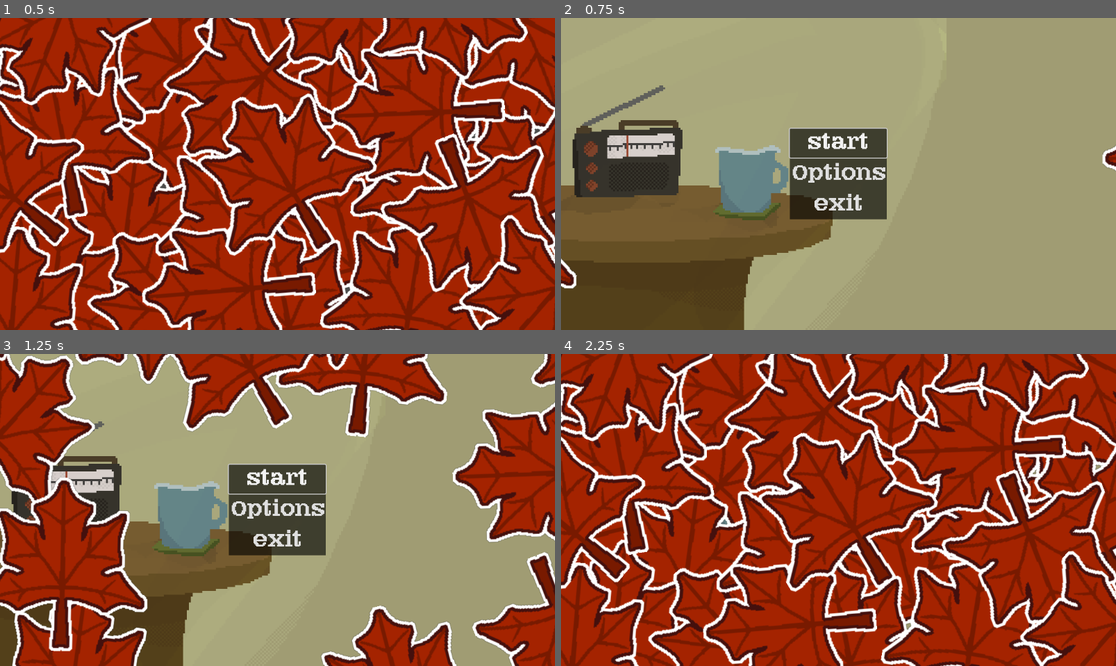
Above: before the commit, frames 1-4 (two rows, left to right).
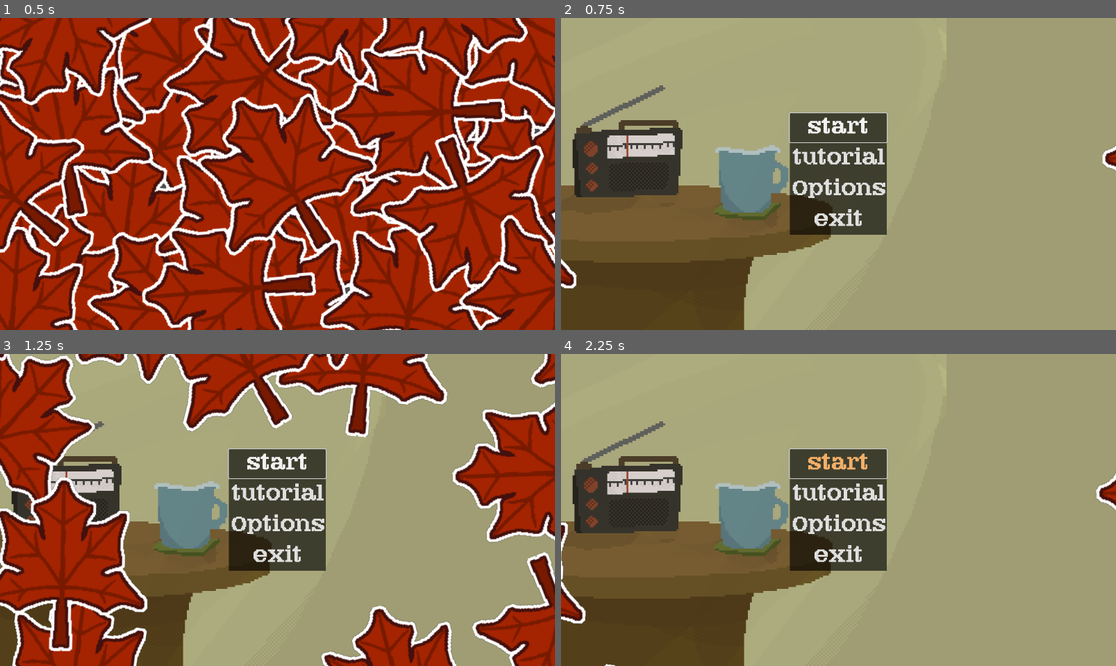
Above: after the commit, the same moments.

Repository: wewewer123/Cozy-Chaos-Fall-2025
Game: Godot game, scene res://scenes/game/GameHolder.tscn
The game is run twice, just before and just after one commit, with the same random seed, the same clock (stepped at 60 frames per second) and the same inputs.
Inputs (mouse positions are in pixels of both pictures, inside the frame that each line leads up to):
- Up to frame 1 (0.5 s): no input
- Up to frame 2 (0.75 s): tap Enter at 0.5 s; move the mouse to (960, 158) at 0.52 s; hold D (right) from 0.53 s (still down); tap T at 0.6 s; click (960, 158) at 0.67 s
- Up to frame 3 (1.25 s): keep holding D (right)
- Up to frame 4 (2.25 s): release D (right) at 1.25 s; click (838, 494) at 1.25 s, where only the run after the commit has a clickable "tutorial"; click "start" at 2 s

Frame 1 is identical in both runs. In frame 2, 3.9% of the frame differs, in the area x 41-59%, y 30-70%; in frame 3, 3.9%; in frame 4, 100%, in the area x 0-100%, y 0-100%.

Commit message:
Adds Tutorial Entry Button To Main Menu

Diff:
--- a/scenes/ui/main_menu.tscn
+++ b/scenes/ui/main_menu.tscn
@@ -90,6 +90,16 @@
 text = "start"
 flat = true
 
+[node name="tutorial" type="Button" parent="CenterContainer/Menu/CenterContainer/MenuButtonList"]
+layout_mode = 2
+focus_neighbor_bottom = NodePath("../Options")
+focus_next = NodePath("../Options")
+focus_previous = NodePath("../Exit")
+theme = ExtResource("3_hh8cs")
+theme_type_variation = &"FlatButton"
+text = "tutorial"
+flat = true
+
 [node name="Continue" type="Button" parent="CenterContainer/Menu/CenterContainer/MenuButtonList"]
 visible = false
 layout_mode = 2
@@ -466,6 +476,7 @@
 
 [connection signal="visibility_changed" from="CenterContainer/Menu" to="CenterContainer/Menu" method="_on_visibility_changed"]
 [connection signal="pressed" from="CenterContainer/Menu/CenterContainer/MenuButtonList/Start" to="CenterContainer/Menu" method="_on_start_pressed"]
+[connection signal="pressed" from="CenterContainer/Menu/CenterContainer/MenuButtonList/tutorial" to="CenterContainer/Menu" method="_on_tutorial_pressed"]
 [connection signal="pressed" from="CenterContainer/Menu/CenterContainer/MenuButtonList/Continue" to="CenterContainer/Menu" method="_on_continue_pressed"]
 [connection signal="pressed" from="CenterContainer/Menu/CenterContainer/MenuButtonList/Options" to="." method="_on_options_pressed"]
 [connection signal="pressed" from="CenterContainer/Menu/CenterContainer/MenuButtonList/Exit" to="CenterContainer/Menu" method="_on_exit_pressed"]
--- a/scripts/game/game_manager.gd
+++ b/scripts/game/game_manager.gd
@@ -3,7 +3,7 @@
 signal on_state_transition(new_state:game_states)
 
 # state related code
-enum game_states { NULL, MENU, LEVEL1, LEVEL2, LEVEL3, LEVEL4, WIN }
+enum game_states { NULL, TUTORIAL, MENU, LEVEL1, LEVEL2, LEVEL3, LEVEL4, WIN }
 var _curren_game_state:game_states = game_states.NULL
 
 @export var transition:ITransition
@@ -60,7 +60,7 @@
 	_scene_container = scene_container
 
 func set_state(new_state:game_states, force: bool = false) -> void:
-	if _curren_game_state == new_state and not  force:
+	if _curren_game_state == new_state and not force:
 		return
 
 	assert( _scene_container != null, "GameManager : _scene_container needs to be set call set_scene_container")
@@ -73,15 +73,19 @@
 
 	await transition.faded_out
 
+	print("TEST")
+
 	match new_state:
 		game_states.MENU:
 			_set_menu()
+		game_states.TUTORIAL:
+			_set_level()
+			_set_tutorial()
 		game_states.LEVEL1:
 			_set_level()
 			_playStream(radioLevel1)
 			await wait_audio_source_finished(radio_audio_source)
 			await get_tree().process_frame
-			#await play_tutorial()
 			curr_lane_spawner.start_spawning()
 		game_states.LEVEL2:
 			_set_level2()
@@ -103,10 +107,12 @@
 			_playStream(radioEnd)
 			await wait_audio_source_finished(radio_audio_source)
 
-func play_tutorial():
+
+func _set_tutorial():
 	var tutorialObject = tutorial.instantiate()
 	add_child(tutorialObject)
-	await tutorialObject.start_and_wait(radio_audio_source,curr_lane_spawner,player)
+	await get_tree().process_frame
+	await tutorialObject.start_and_wait(radio_audio_source, curr_lane_spawner, player)
 
 func wait_audio_source_finished(audio_source:AudioStreamPlayer2D) -> void:
 	while audio_source.playing:
--- a/scripts/ui/main_menu.gd
+++ b/scripts/ui/main_menu.gd
@@ -54,3 +54,6 @@
 func _on_menu_back_pressed() -> void:
 	change_state(states.MENU)
 	$CenterContainer/Menu/CenterContainer/MenuButtonList/Start.grab_focus()
+
+func _on_tutorial_pressed() -> void:
+	pass # Replace with function body.
--- a/scripts/ui/menu.gd
+++ b/scripts/ui/menu.gd
@@ -14,6 +14,9 @@
 func _on_start_pressed() -> void:
 	GameManager.set_state(GameManager.game_states.LEVEL1)
 
+func _on_tutorial_pressed() -> void:
+	GameManager.set_state(GameManager.game_states.TUTORIAL)
+
 func _on_continue_pressed() -> void:
 	pass
 
